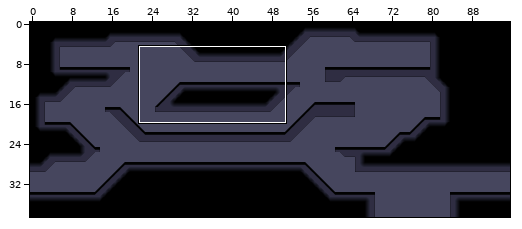
LDtk project, stored at Darkrise/Assets/Levels/ryoDemoLevel.ldtk. Above, an overview of the earlier version with the close-up marked.
Close-up. As it was:
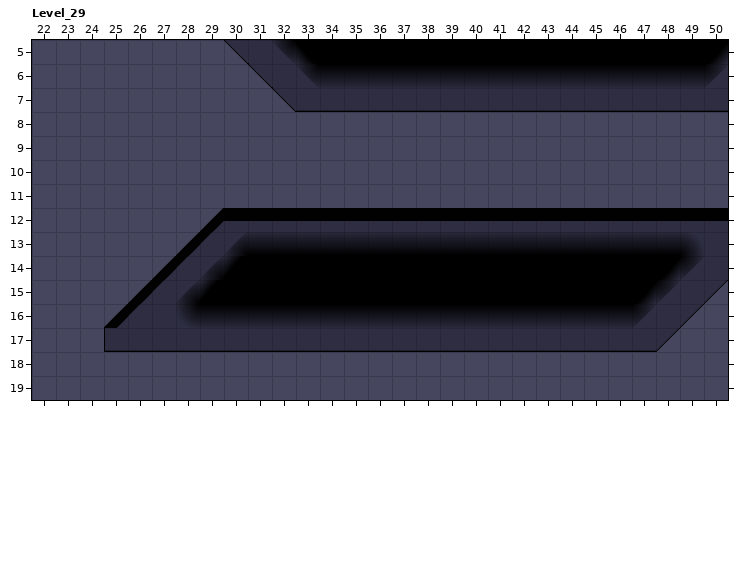
Cells are 60x60 px. Shown: Level_29 x 22..50, y 5..19.
The result:
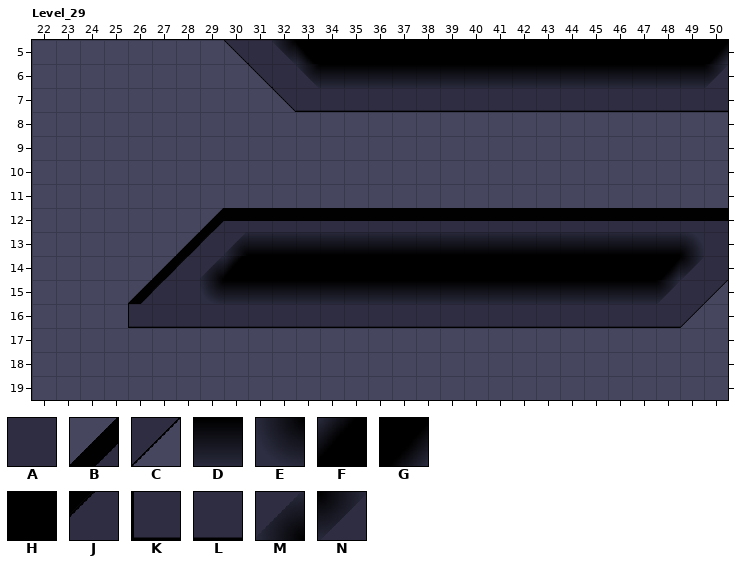
Key: from "Darkrise_Tilemap_5_4": A 20, B 22, C 44 turned 180, D 54 flipped up-down, E 56 flipped up-down, F 72, G 72 turned 180, H 76, J 92, K 96 flipped left-right, L 114 flipped up-down, M 20 under 58, N 20 under 58 turned 180.
_ is an empty cell, . an unchanged one.
Edits made:
--- layer "Tiles"
@@ x 25..48 @@
-15 ...MFHHHHHHHHHHHHHHHHHG.
-16 BJAEDDDDDDDDDDDDDDDDDDNA
-17 KLLLLLLLLLLLLLLLLLLLLLLC
+15 ...AEDDDDDDDDDDDDDDDDDD.
+16 _KLLLLLLLLLLLLLLLLLLLLLL
+17 ________________________
Pixel boxes of the changes (left, top, right, bottom) in both close-ups:
changed: (104, 280, 680, 352)
